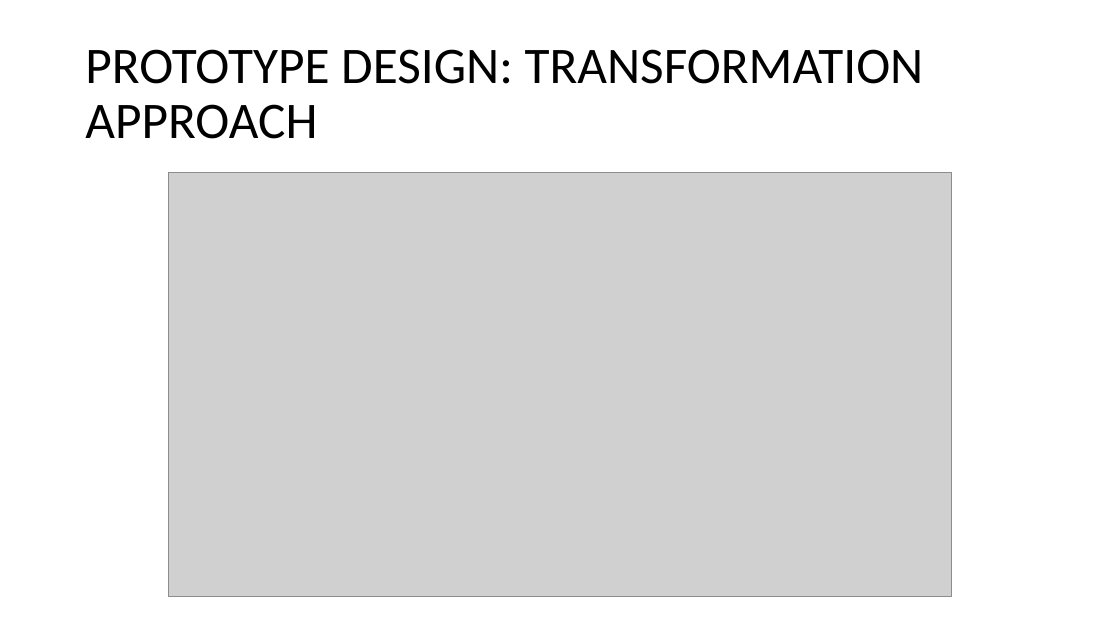
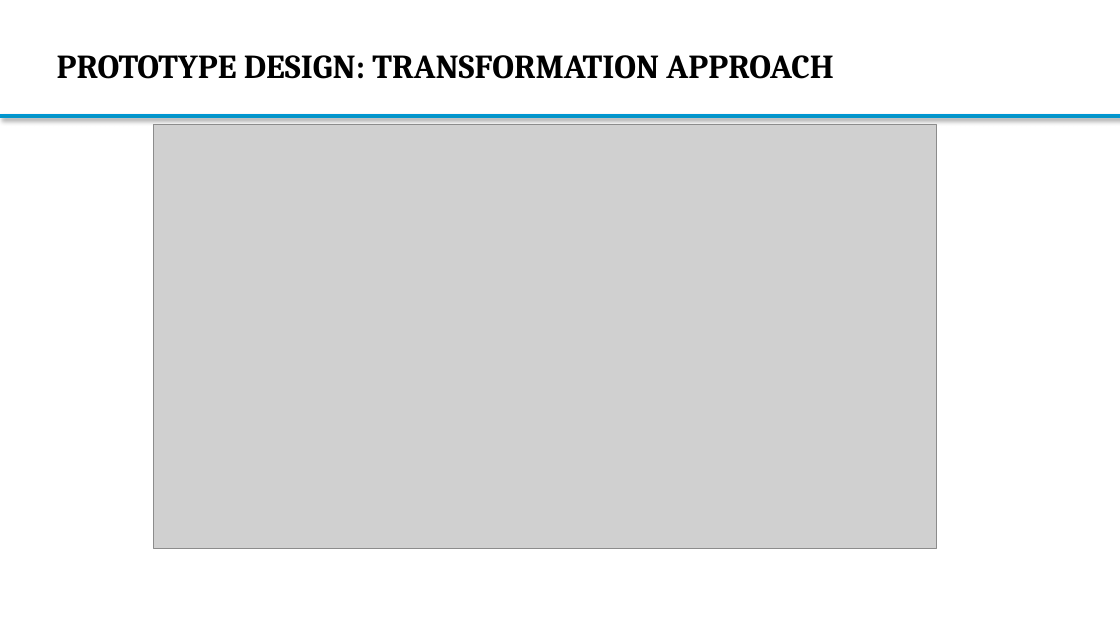
Before and after one commit to Bimi1804/BiT-ReNU, a slide deck: slide 36 of MasterThesis_Presentation2_MarkusBimassl.pptx (slide 33 before the commit). Drawn at 1120x630 pixels with LibreOffice and Linux fonts; fonts in the diff are those of the drawing; grey boxes stand for pictures; background and template pictures are left out. Boxes give left, top, right and bottom in pixels: in the first picture for what was removed or moved away, otherwise in the second. Text is boxed around its words. In the diff, an @@ line names an element or a change of style, - is before the commit and + after.

```diff
--- a/MasterThesis_Presentation2_MarkusBimassl.pptx
+++ b/MasterThesis_Presentation2_MarkusBimassl.pptx
@@ title "PROTOTYPE DESIGN: TRANSFORMATION APPROACH": place and size @@
-title "PROTOTYPE DESIGN: TRANSFORMATION APPROACH" at (85,49,924,139)
+title "PROTOTYPE DESIGN: TRANSFORMATION APPROACH" at (57,55,833,79)
@@ title "PROTOTYPE DESIGN: TRANSFORMATION APPROACH" at (57,55,833,79): size 44 to 28.8 pt, font Calibri to Cambria, bold on; line spacing 0.9 to 1 @@
@@ rectangle added at (0,115,1120,118), fill #0C94B7, outline #0096D3 1 pt @@
@@ picture: place and size @@
-picture at (169,173,952,597)
+picture at (154,124,937,548)
```
Also in this commit, not shown: 42 other slides changed, 5 slides added.
